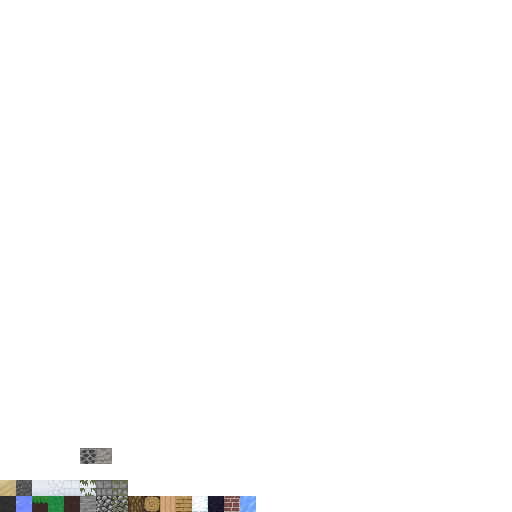
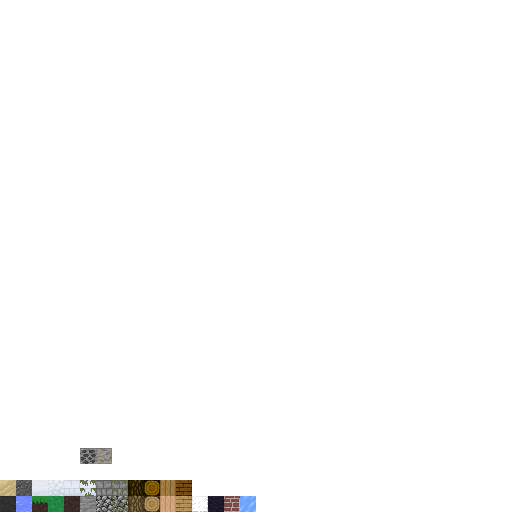
Layers edited between the first and the second w=512, h=512 image:
painted on "Base Layer" over [94,480,192,496]
